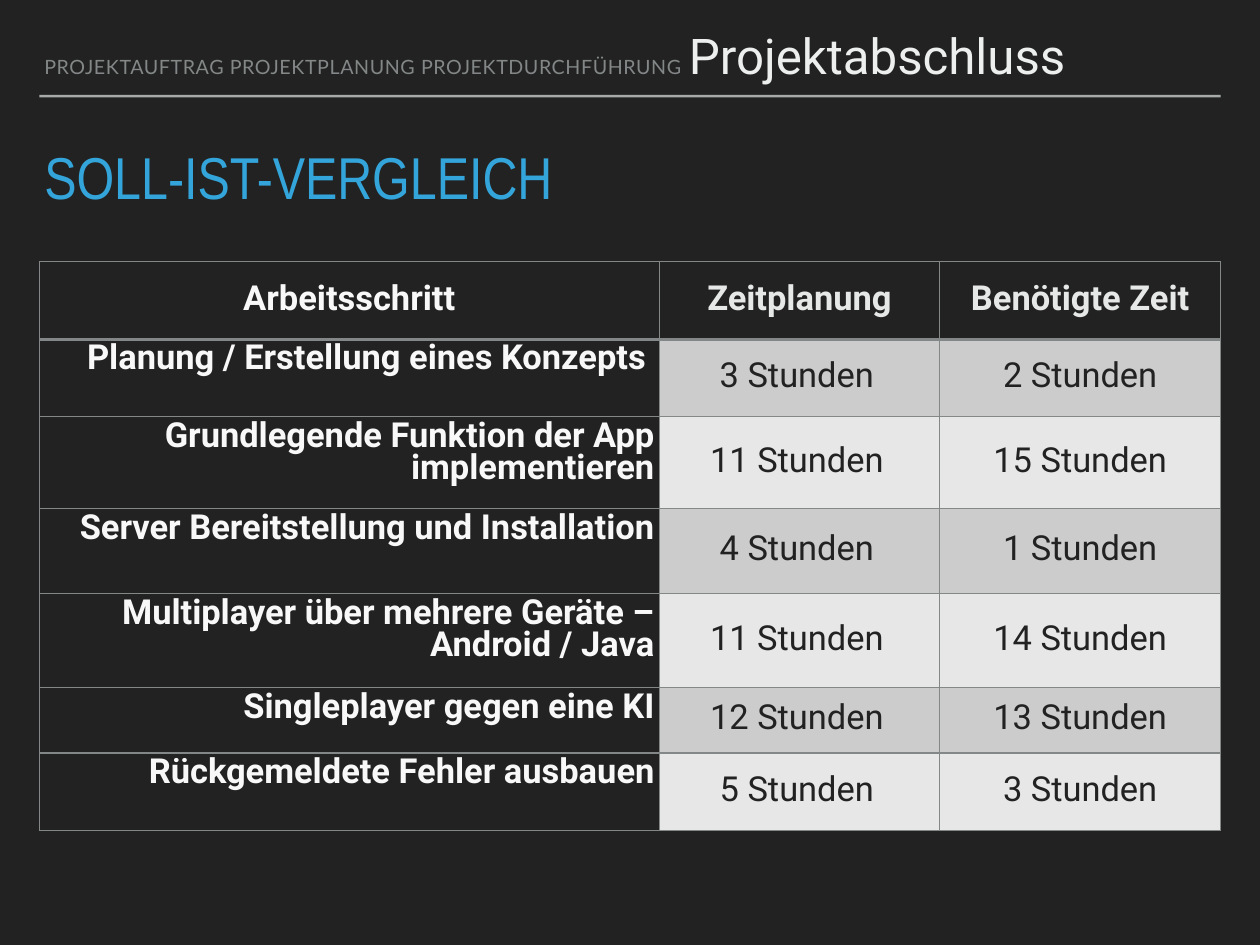
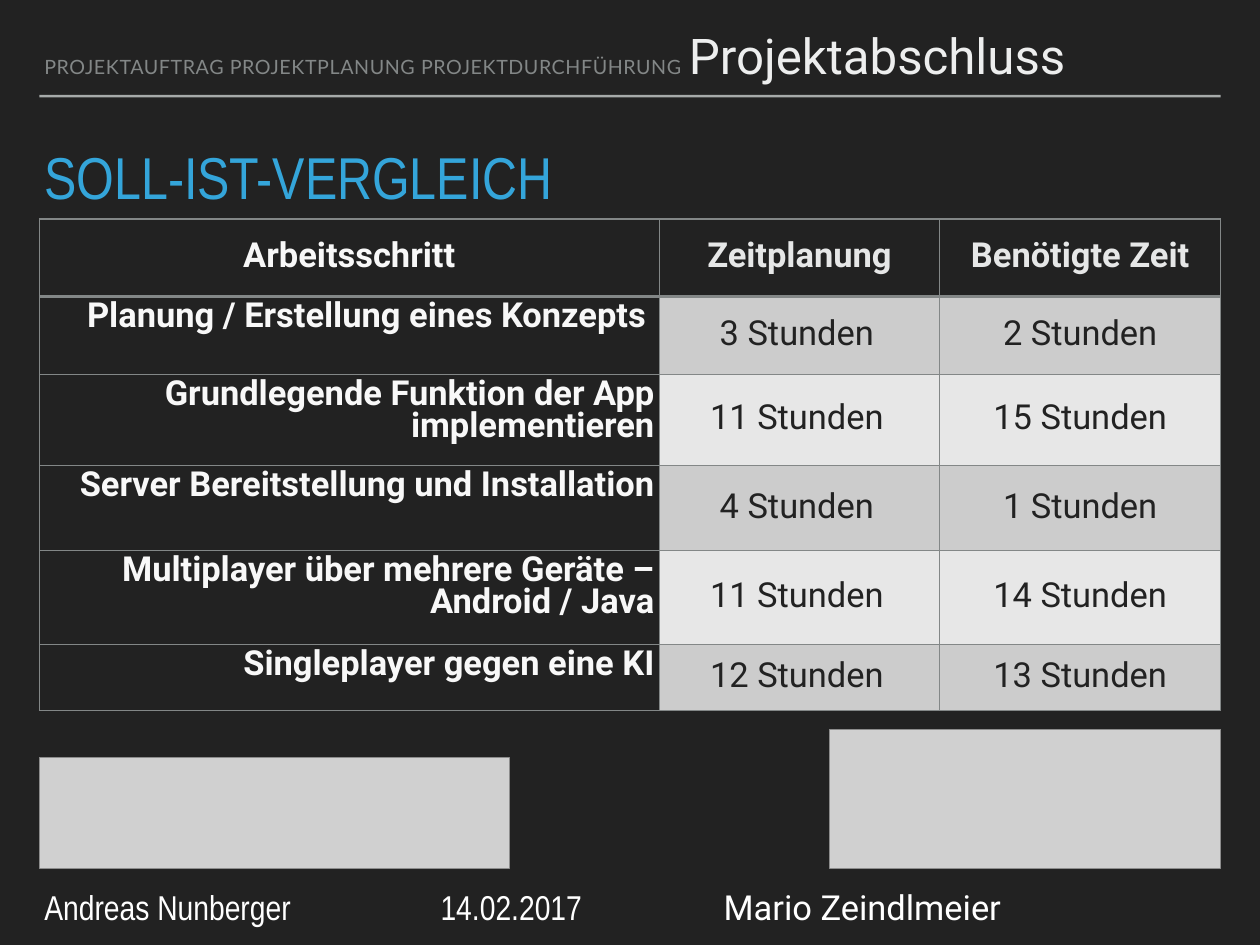
Before and after one commit to gamebreak3r/wirgewinnt, a slide deck: slide 12 of Doku/schule.pptx. Drawn at 1260x945 pixels with LibreOffice and Linux fonts; fonts in the diff are those of the drawing; grey boxes stand for pictures. Boxes give left, top, right and bottom in pixels: in the first picture for what was removed or moved away, otherwise in the second. Text is boxed around its words. In the diff, an @@ line names an element or a change of style, - is before the commit and + after.

```diff
--- a/Doku/schule.pptx
+++ b/Doku/schule.pptx
@@ table at (39, 219, 1220, 711) @@
-row 7: Rückgemeldete Fehler ausbauen | 5 Stunden | 3 Stunden
@@ table: place and size @@
-table at (39, 261, 1220, 830)
+table at (39, 219, 1220, 711)
@@ picture added at (829, 729, 1220, 868) @@
@@ picture added at (39, 758, 509, 867) @@
@@ text added at (44, 894, 1001, 927), 28 pt, text #FFFFFF @@
+Andreas Nunberger 14.02.2017 Mario Zeindlmeier
```
Also in this commit, not shown: 13 other slides changed.
